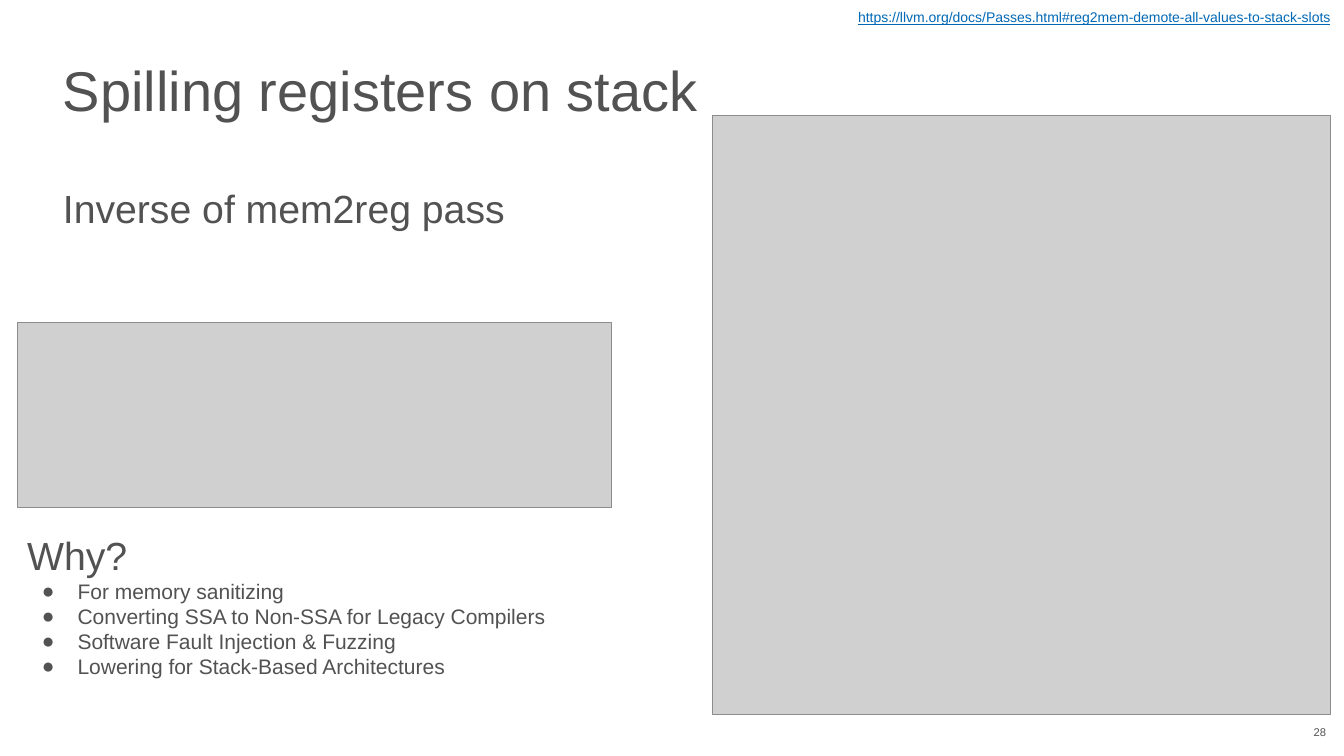
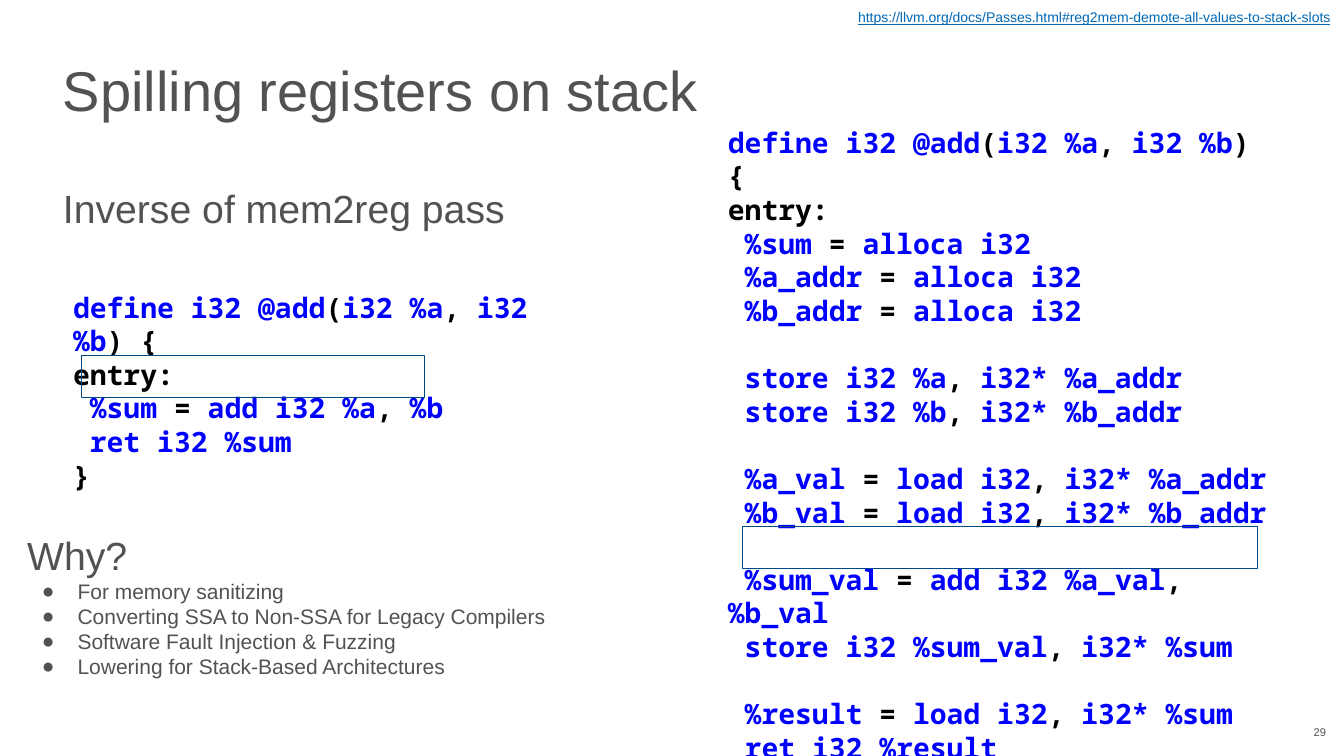
Before and after one commit to NN-complr-tech/Complr-course-lectures, a slide deck: slide 29 of 05-Optimizations-1.pptx (slide 28 before the commit). Drawn at 1344x756 pixels with LibreOffice and Linux fonts; fonts in the diff are those of the drawing; grey boxes stand for pictures. Boxes give left, top, right and bottom in pixels: in the first picture for what was removed or moved away, otherwise in the second. Text is boxed around its words. In the diff, an @@ line names an element or a change of style, - is before the commit and + after.

```diff
--- a/05-Optimizations-1.pptx
+++ b/05-Optimizations-1.pptx
@@ picture removed at bbox=[713, 115, 1331, 714] @@
@@ text added at bbox=[728, 131, 1267, 729], 20 pt, text #0000FF, bold @@
+define i32 @add(i32 %a, i32 %b) {
+entry:
+%sum = alloca i32
+%a_addr = alloca i32
+%b_addr = alloca i32
+store i32 %a, i32* %a_addr
+store i32 %b, i32* %b_addr
+%a_val = load i32, i32* %a_addr
+%b_val = load i32, i32* %b_addr
+%sum_val = add i32 %a_val, %b_val
+store i32 %sum_val, i32* %sum
+%result = load i32, i32* %sum
+ret i32 %result
+}
@@ text added at bbox=[73, 296, 527, 453], 20 pt, text #0000FF, bold @@
+define i32 @add(i32 %a, i32 %b) {
+entry:
+%sum = add i32 %a, %b
+ret i32 %sum
+}
@@ picture removed at bbox=[17, 323, 611, 508] @@
@@ rectangle added at bbox=[82, 356, 424, 398], outline #004A86 0.75 pt @@
@@ rectangle added at bbox=[743, 526, 1258, 569], outline #004A86 0.75 pt @@
@@ page number at bbox=[1314, 728, 1326, 736]: text changed @@
-28
+29
```
Also in this commit, not shown: 22 other slides changed, 3 slides added, 1 slide removed.
